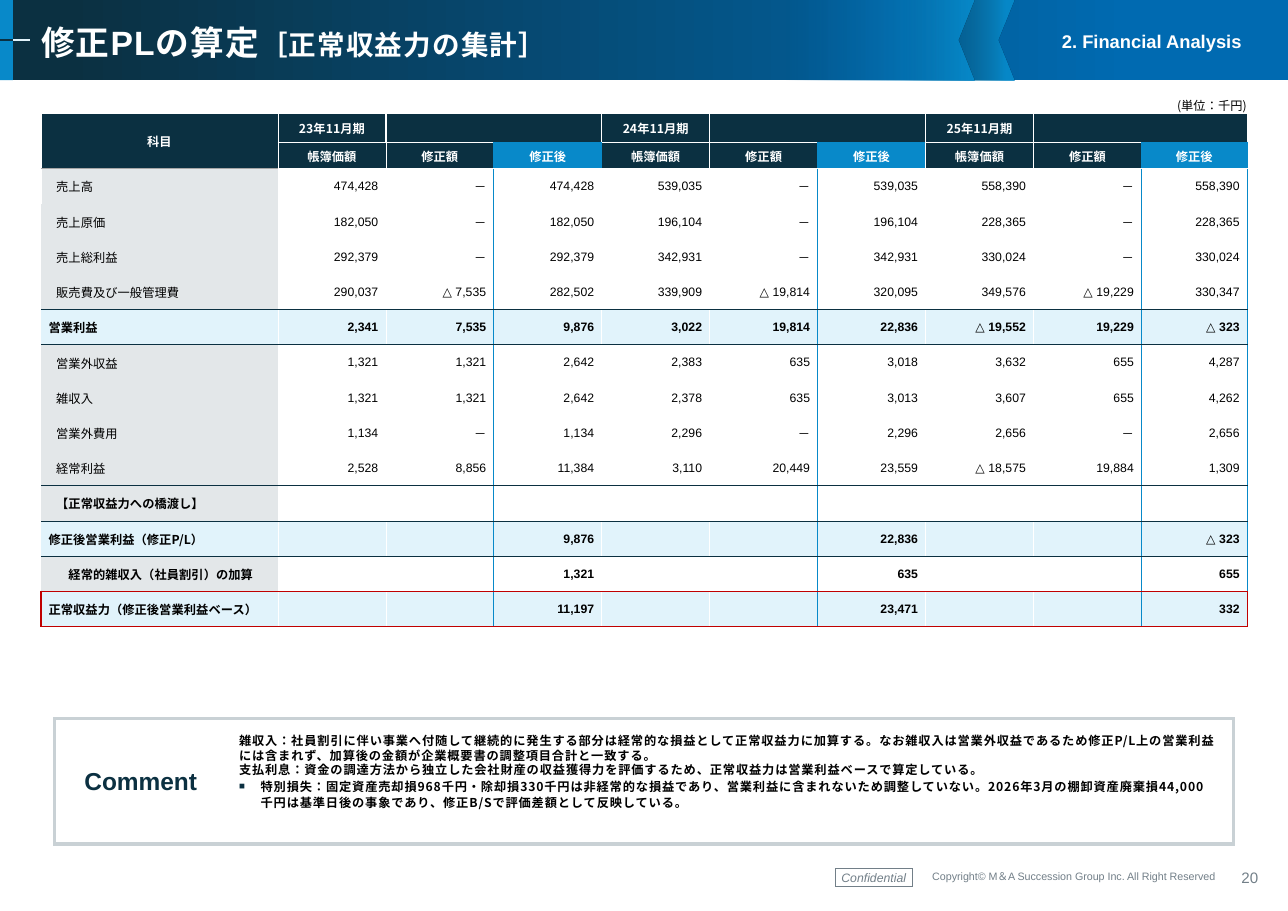
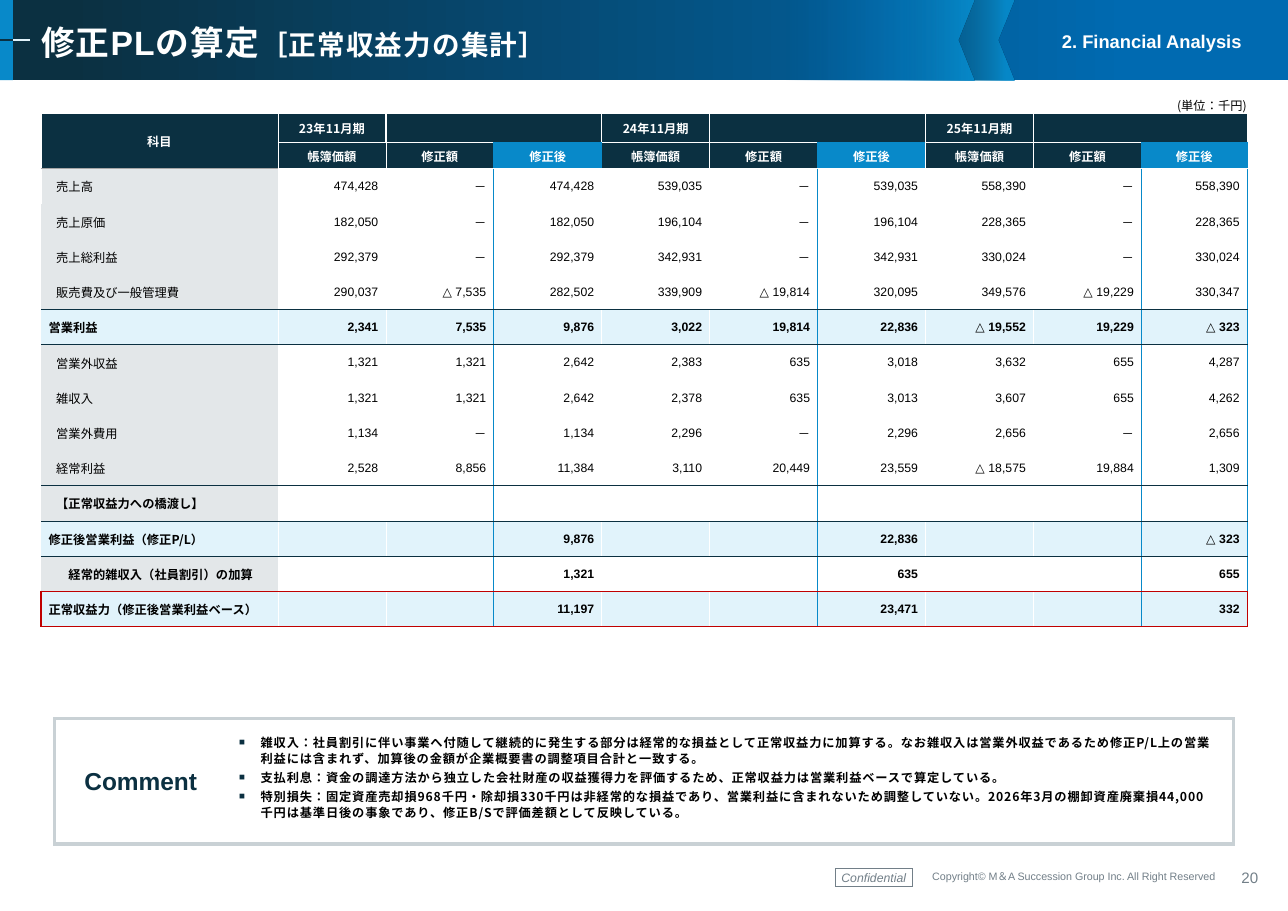
Before and after one commit to keisuketagaito/github-1st, a slide deck: slide 20 of LUXAS株式会社/株式価値評価書_LUXAS株式会社_20260923.pptx. Drawn at 1288x911 pixels with LibreOffice and Linux fonts; fonts in the diff are those of the drawing; background and template pictures are left out. Boxes give left, top, right and bottom in pixels: in the first picture for what was removed or moved away, otherwise in the second. Text is boxed around its words. In the diff, an @@ line names an element or a change of style, - is before the commit and + after.

```diff
--- a/LUXAS株式会社/株式価値評価書_LUXAS株式会社_20260923.pptx
+++ b/LUXAS株式会社/株式価値評価書_LUXAS株式会社_20260923.pptx
@@ text at (261,736,1210,820): text changed @@
-■ 雑収入：社員割引に伴い事業へ付随して継続的に発生する部分は経常的な損益として正常収益力に加算する。なお雑収入は営業外収益であるため修正P/L上の営業利益には含まれず、加算後の金額が企業概要書の調整項目合計と一致する。
-  支払利息：資金の調達方法から独立した会社財産の収益獲得力を評価するため、正常収益力は営業利益ベースで算定している。
-  特別損失：固定資産売却損968千円・除却損330千円は非経常的な損益であり、営業利益に含まれないため調整していない。2026年3月の棚卸資産廃棄損44,000千円は基準日後の事象であり、修正B/Sで評価差額として反映している。
+■ 雑収入：社員割引に伴い事業へ付随して継続的に発生する部分は経常的な損益として正常収益力に加算する。なお雑収入は営業外収益であるため修正P/L上の営業利益には含まれず、加算後の金額が企業概要書の調整項目合計と一致する。
+■ 支払利息：資金の調達方法から独立した会社財産の収益獲得力を評価するため、正常収益力は営業利益ベースで算定している。
+■ 特別損失：固定資産売却損968千円・除却損330千円は非経常的な損益であり、営業利益に含まれないため調整していない。2026年3月の棚卸資産廃棄損44,000千円は基準日後の事象であり、修正B/Sで評価差額として反映している。
```
Also in this commit, not shown: 7 other slides changed, 7 other files.
